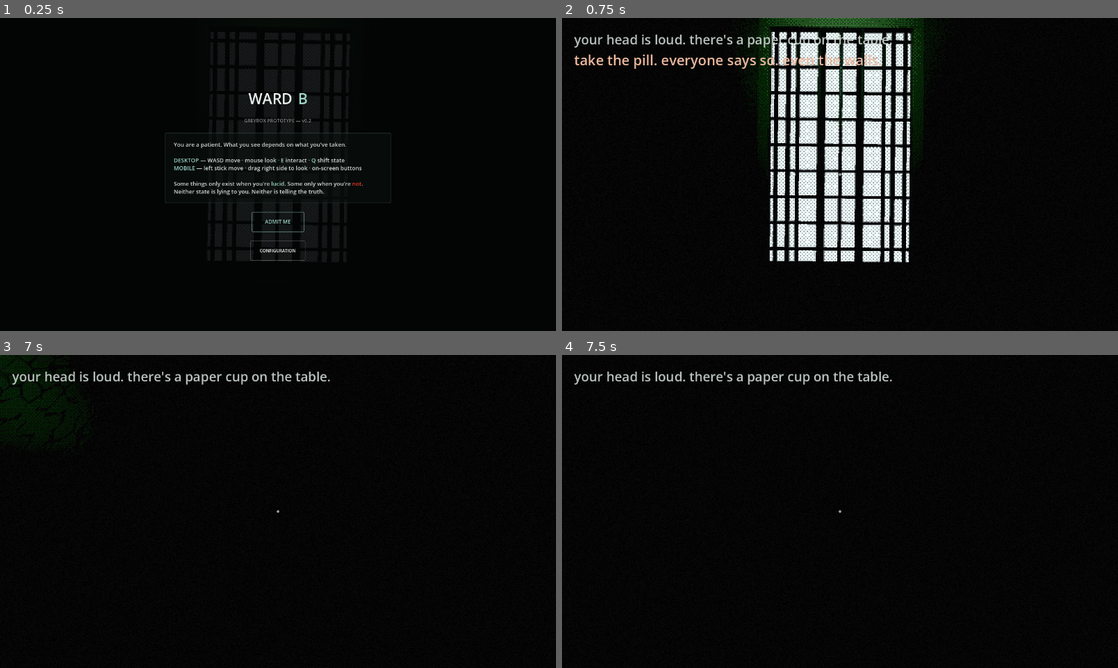
Above: before the commit, frames 1-4 (two rows, left to right).
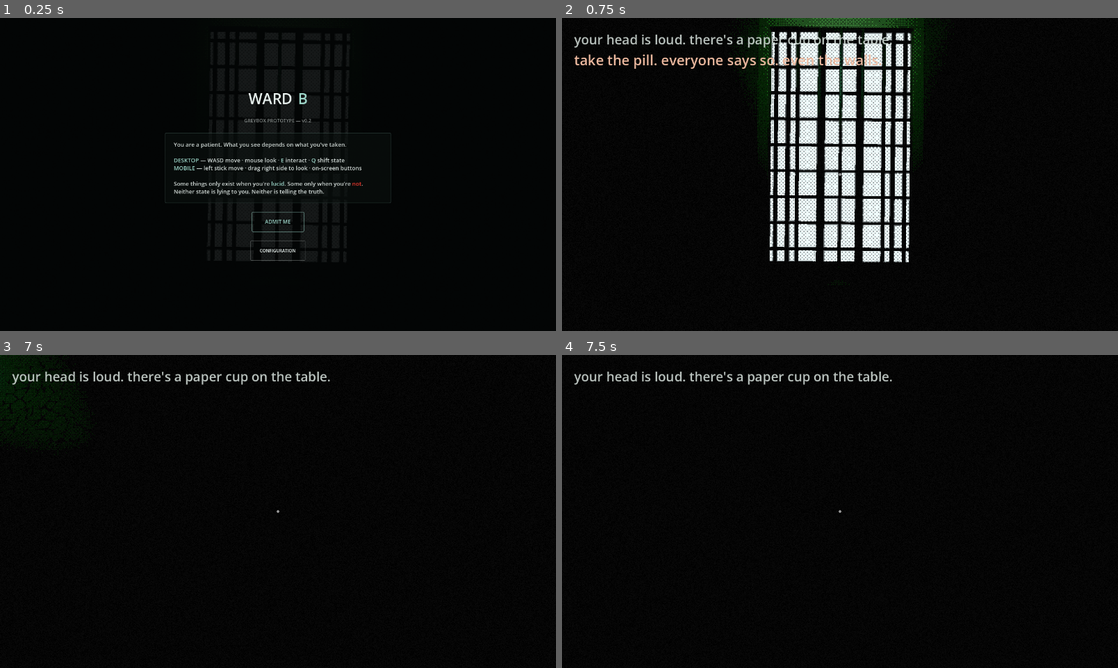
Above: after the commit, the same moments.

Repository: lucy-holm/Ward-B
Game: Godot game, scene res://main.tscn
Same seed, same stepped clock (60 frames per second), same inputs: the game is played once before the commit and once after it.
Inputs (mouse positions are in pixels of both pictures, inside the frame that each line leads up to):
- Up to frame 1 (0.25 s): no input
- Up to frame 2 (0.75 s): click "ADMIT ME" at 0.5 s
- Up to frame 3 (7 s): tap Enter at 1.25 s; move the mouse to (305, 511) at 1.27 s; hold E (interact) 1.28-2.03 s; hold W (move_forward) 1.28-6.53 s; click (305, 511) at 1.42 s; move the mouse to (250, 511) at 2.02 s; tap Q (shift_state) at 2.1 s; move the mouse to (289, 505) at 2.77 s; tap 0 at 2.85, 6.6 s; move the mouse to (272, 517) at 3.52 s; tap 9 at 3.6 s; click (272, 517) at 3.67 s; move the mouse to (316, 514) at 4.27 s; tap Backspace at 4.35 s; move the mouse to (233, 508) at 5.02 s; tap E (interact) at 5.1 s; move the mouse to (283, 511) at 5.77 s; hold Q (shift_state) 5.78-6.53 s; click (283, 511) at 5.92 s; move the mouse to (255, 505) at 6.52 s; hold D (move_right) from 6.53 s (still down)
- Up to frame 4 (7.5 s): move the mouse to (867, 511) at 7.27 s; release D (move_right) at 7.28 s; hold W (move_forward) from 7.28 s (still down); tap 9 at 7.35 s

The runs differ from the first frame. In frame 2, 0.2% of the frame differs, in the area x 30-71%, y 0-86%; in frame 3, 0.5%, in the area x 0-18%, y 0-32%; in frame 4, nothing differs.

Commit message:
Dress the corridor, and tune the wall crazing down to fine cracks
ROOM 2 is the concept art's corridor plate as closely as its geometry allows: a
smashed medication cabinet with pill bottles spilled beneath it, bumper rails
down both walls split around the two recessed panels rather than driven through
them, a run of ceiling conduit and a drooping cable, a missing ceiling tile,
signage (WARD B, the MEDICATION header over the dispenser, the enamel
"take only as prescribed" notice, a framed regulation sheet, a lit EXIT), and a
patch of fallen plaster with rubble under it.

Nothing in it carries a collider, deliberately. The corridor is 3.2m wide and is
the only route to room 3; a prop that narrowed it would be a soft-lock risk for
no visual gain. The smashed cabinet — the one prop here that WOULD carry one —
is on the north wall beside the door rather than along the run.

THE CRAZING NEEDED THREE GOES and the first two made it worse, which is worth
recording. Dressing a room properly is what finally made the wall readable, and
it read as reptile skin: a dense net of dark cracks over every surface.

  1. Gating peel by the low-frequency mottle field fixed the COVERAGE — paint
     now comes away in patches with intact paint between them, instead of the
     whole wall peeling evenly. Kept.
  2. Enlarging the islands (island_scale 0.8 -> 0.55) made it WORSE. Bigger
     flakes are more visible, not less; it went from reptile skin to dried mud.
  3. The actual fix was the opposite: island_scale to 1.45 for genuinely FINE
     crazing, peel_threshold_max 0.30 -> 0.18 for thinner cracks, and
     normal_strength 1.1 -> 0.45, since the dark net was relief and contact
     shadow rather than albedo — the paint and plaster colours were already
     within 0.1 of each other and were never the problem.

check_rooms 20/20, round trip byte-exact, resource references resolve.

Co-Authored-By: Claude Opus 5 (1M context) <noreply@anthropic.com>

Diff:
--- a/godot/materials/wall.tres
+++ b/godot/materials/wall.tres
@@ -78,23 +78,23 @@
 shader_parameter/mottle_tex = SubResource("NoiseTexture2D_wall_mottle")
 shader_parameter/island_tex = SubResource("NoiseTexture2D_wall_island")
 shader_parameter/mottle_scale = 0.22
-shader_parameter/island_scale = 0.8
+shader_parameter/island_scale = 1.45
 shader_parameter/streak_scale = 0.5
 shader_parameter/streak_squash = 0.08
 shader_parameter/mottle_strength = 0.16
 shader_parameter/streak_strength = 0.22
-shader_parameter/normal_strength = 1.1
+shader_parameter/normal_strength = 0.45
 shader_parameter/roughness_paint = 0.55
 shader_parameter/roughness_plaster = 0.95
 ; ao_strength 0.22 -> 0.27: a touch more contact-shadow depth at the peel
 ; lip so exposed plaster reads as recessed, not just recolored.
-shader_parameter/ao_strength = 0.18
+shader_parameter/ao_strength = 0.11
 shader_parameter/parallax_strength = 0.12
 shader_parameter/peel_threshold_min = 0.05
 shader_parameter/peel_patch_strength = 0.85
 shader_parameter/peel_patch_lo = 0.34
 shader_parameter/peel_patch_hi = 0.70
-shader_parameter/peel_threshold_max = 0.30
+shader_parameter/peel_threshold_max = 0.18
 shader_parameter/edge_width_near = 0.07
 shader_parameter/edge_width_far = 0.16
 shader_parameter/dist_fade_near = 5.0
--- a/godot/materials/wall2.tres
+++ b/godot/materials/wall2.tres
@@ -62,21 +62,21 @@
 shader_parameter/mottle_tex = SubResource("NoiseTexture2D_wall2_mottle")
 shader_parameter/island_tex = SubResource("NoiseTexture2D_wall2_island")
 shader_parameter/mottle_scale = 0.26
-shader_parameter/island_scale = 0.8
+shader_parameter/island_scale = 1.45
 shader_parameter/streak_scale = 0.62
 shader_parameter/streak_squash = 0.07
 shader_parameter/mottle_strength = 0.16
 shader_parameter/streak_strength = 0.22
-shader_parameter/normal_strength = 1.1
+shader_parameter/normal_strength = 0.45
 shader_parameter/roughness_paint = 0.55
 shader_parameter/roughness_plaster = 0.95
-shader_parameter/ao_strength = 0.18
+shader_parameter/ao_strength = 0.11
 shader_parameter/parallax_strength = 0.12
 shader_parameter/peel_threshold_min = 0.05
 shader_parameter/peel_patch_strength = 0.80
 shader_parameter/peel_patch_lo = 0.34
 shader_parameter/peel_patch_hi = 0.70
-shader_parameter/peel_threshold_max = 0.32
+shader_parameter/peel_threshold_max = 0.18
 shader_parameter/edge_width_near = 0.07
 shader_parameter/edge_width_far = 0.16
 shader_parameter/dist_fade_near = 5.0
--- a/godot/rooms/room2/room2.tscn
+++ b/godot/rooms/room2/room2.tscn
@@ -13,6 +13,25 @@
 [ext_resource type="PackedScene" path="res://fixtures/dispenser.tscn" id="fx_dispenser"]
 [ext_resource type="PackedScene" path="res://fixtures/pill_pickup.tscn" id="fx_pill_pickup"]
 [ext_resource type="Script" path="res://core/interactable.gd" id="s_interactable"]
+[ext_resource type="PackedScene" path="res://props/skirting.tscn" id="pk_skirting"]
+[ext_resource type="PackedScene" path="res://props/bumper_rail.tscn" id="pk_bumper_rail"]
+[ext_resource type="PackedScene" path="res://props/ceiling_conduit.tscn" id="pk_ceiling_conduit"]
+[ext_resource type="PackedScene" path="res://props/hanging_cable.tscn" id="pk_hanging_cable"]
+[ext_resource type="PackedScene" path="res://props/missing_ceiling_tile.tscn" id="pk_missing_ceiling_tile"]
+[ext_resource type="PackedScene" path="res://props/ward_sign.tscn" id="pk_ward_sign"]
+[ext_resource type="PackedScene" path="res://props/cabinet_header.tscn" id="pk_cabinet_header"]
+[ext_resource type="PackedScene" path="res://props/enamel_notice.tscn" id="pk_enamel_notice"]
+[ext_resource type="PackedScene" path="res://props/exit_sign.tscn" id="pk_exit_sign"]
+[ext_resource type="PackedScene" path="res://props/reg_notice.tscn" id="pk_reg_notice"]
+[ext_resource type="PackedScene" path="res://props/med_cabinet_smashed.tscn" id="pk_med_cabinet_smashed"]
+[ext_resource type="PackedScene" path="res://props/pill_spill.tscn" id="pk_pill_spill"]
+[ext_resource type="PackedScene" path="res://props/paper_scatter.tscn" id="pk_paper_scatter"]
+[ext_resource type="PackedScene" path="res://props/fallen_plaster_patch.tscn" id="pk_fallen_plaster_patch"]
+[ext_resource type="PackedScene" path="res://props/plaster_rubble.tscn" id="pk_plaster_rubble"]
+[ext_resource type="PackedScene" path="res://props/wall_vent.tscn" id="pk_wall_vent"]
+[ext_resource type="PackedScene" path="res://props/ceiling_troffer.tscn" id="pk_ceiling_troffer"]
+[ext_resource type="PackedScene" path="res://props/troffer_lamp.tscn" id="pk_troffer_lamp"]
+[ext_resource type="Script" path="res://core/light_object.gd" id="s_lightobj"]
 [ext_resource type="Script" path="res://core/room_exit.gd" id="s_exit"]
 
 [sub_resource type="BoxMesh" id="bm_0"]
@@ -309,6 +328,179 @@
 [node name="Model" parent="Interactables/pill1" instance=ExtResource("fx_pill_pickup")]
 transform = Transform3D(0.88889, 0, 0, 0, 1.11111, 0, 0, 0, 0.88889, 0.0000, 0.0000, 0.0000)
 
+[node name="Props" type="Node3D" parent="."]
+
+[node name="Skirting0" parent="Props" instance=ExtResource("pk_skirting")]
+transform = Transform3D(0.000000, 0, -1.000000, 0, 1, 0, 1.000000, 0, 0.000000, -1.4800, 0.0000, -10.2500)
+
+[node name="Skirting1" parent="Props" instance=ExtResource("pk_skirting")]
+transform = Transform3D(0.000000, 0, -1.000000, 0, 1, 0, 1.000000, 0, 0.000000, -1.4800, 0.0000, -8.2500)
+
+[node name="Skirting2" parent="Props" instance=ExtResource("pk_skirting")]
+transform = Transform3D(0.000000, 0, -1.000000, 0, 1, 0, 1.000000, 0, 0.000000, -1.4800, 0.0000, -6.2500)
+
+[node name="Skirting3" parent="Props" instance=ExtResource("pk_skirting")]
+transform = Transform3D(0.000000, 0, -1.000000, 0, 1, 0, 1.000000, 0, 0.000000, -1.4800, 0.0000, -4.2500)
+
+[node name="Skirting4" parent="Props" instance=ExtResource("pk_skirting")]
+transform = Transform3D(0.000000, 0, -1.000000, 0, 1, 0, 1.000000, 0, 0.000000, -1.4800, 0.0000, -2.2500)
+
+[node name="Skirting5" parent="Props" instance=ExtResource("pk_skirting")]
+transform = Transform3D(0.000000, 0, -1.000000, 0, 1, 0, 1.000000, 0, 0.000000, -1.4800, 0.0000, -0.2500)
+
+[node name="Skirting6" parent="Props" instance=ExtResource("pk_skirting")]
+transform = Transform3D(0.000000, 0, -1.000000, 0, 1, 0, 1.000000, 0, 0.000000, -1.4800, 0.0000, 1.7500)
+
+[node name="Skirting7" parent="Props" instance=ExtResource("pk_skirting")]
+transform = Transform3D(0.000000, 0, -1.000000, 0, 1, 0, 1.000000, 0, 0.000000, -1.4800, 0.0000, 3.7500)
+
+[node name="Skirting8" parent="Props" instance=ExtResource("pk_skirting")]
+transform = Transform3D(0.000000, 0, 1.000000, 0, 1, 0, -1.000000, 0, 0.000000, 1.4800, 0.0000, -10.2500)
+
+[node name="Skirting9" parent="Props" instance=ExtResource("pk_skirting")]
+transform = Transform3D(0.000000, 0, 1.000000, 0, 1, 0, -1.000000, 0, 0.000000, 1.4800, 0.0000, -8.2500)
+
+[node name="Skirting10" parent="Props" instance=ExtResource("pk_skirting")]
+transform = Transform3D(0.000000, 0, 1.000000, 0, 1, 0, -1.000000, 0, 0.000000, 1.4800, 0.0000, -6.2500)
+
+[node name="Skirting11" parent="Props" instance=ExtResource("pk_skirting")]
+transform = Transform3D(0.000000, 0, 1.000000, 0, 1, 0, -1.000000, 0, 0.000000, 1.4800, 0.0000, -4.2500)
+
+[node name="Skirting12" parent="Props" instance=ExtResource("pk_skirting")]
+transform = Transform3D(0.000000, 0, 1.000000, 0, 1, 0, -1.000000, 0, 0.000000, 1.4800, 0.0000, -2.2500)
+
+[node name="Skirting13" parent="Props" instance=ExtResource("pk_skirting")]
+transform = Transform3D(0.000000, 0, 1.000000, 0, 1, 0, -1.000000, 0, 0.000000, 1.4800, 0.0000, -0.2500)
+
+[node name="Skirting14" parent="Props" instance=ExtResource("pk_skirting")]
+transform = Transform3D(0.000000, 0, 1.000000, 0, 1, 0, -1.000000, 0, 0.000000, 1.4800, 0.0000, 1.7500)
+
+[node name="Skirting15" parent="Props" instance=ExtResource("pk_skirting")]
+transform = Transform3D(0.000000, 0, 1.000000, 0, 1, 0, -1.000000, 0, 0.000000, 1.4800, 0.0000, 3.7500)
+
+[node name="BumperRail16" parent="Props" instance=ExtResource("pk_bumper_rail")]
+transform = Transform3D(0.000000, 0, -1.000000, 0, 1, 0, 1.000000, 0, 0.000000, -1.4800, 0.9000, -7.4000)
+
+[node name="BumperRail17" parent="Props" instance=ExtResource("pk_bumper_rail")]
+transform = Transform3D(0.000000, 0, -1.000000, 0, 1, 0, 1.000000, 0, 0.000000, -1.4800, 0.9000, -5.4000)
+
+[node name="BumperRail18" parent="Props" instance=ExtResource("pk_bumper_rail")]
+transform = Transform3D(0.000000, 0, -1.000000, 0, 1, 0, 1.000000, 0, 0.000000, -1.4800, 0.9000, -3.4000)
+
+[node name="BumperRail19" parent="Props" instance=ExtResource("pk_bumper_rail")]
+transform = Transform3D(0.000000, 0, -1.000000, 0, 1, 0, 1.000000, 0, 0.000000, -1.4800, 0.9000, -1.4000)
+
+[node name="BumperRail20" parent="Props" instance=ExtResource("pk_bumper_rail")]
+transform = Transform3D(0.000000, 0, -1.000000, 0, 1, 0, 1.000000, 0, 0.000000, -1.4800, 0.9000, 0.6000)
+
+[node name="BumperRail21" parent="Props" instance=ExtResource("pk_bumper_rail")]
+transform = Transform3D(0.000000, 0, 1.000000, 0, 1, 0, -1.000000, 0, 0.000000, 1.4800, 0.9000, -6.6000)
+
+[node name="BumperRail22" parent="Props" instance=ExtResource("pk_bumper_rail")]
+transform = Transform3D(0.000000, 0, 1.000000, 0, 1, 0, -1.000000, 0, 0.000000, 1.4800, 0.9000, -2.7500)
+
+[node name="BumperRail23" parent="Props" instance=ExtResource("pk_bumper_rail")]
+transform = Transform3D(0.000000, 0, 1.000000, 0, 1, 0, -1.000000, 0, 0.000000, 1.4800, 0.9000, -0.7500)
+
+[node name="BumperRail24" parent="Props" instance=ExtResource("pk_bumper_rail")]
+transform = Transform3D(0.000000, 0, 1.000000, 0, 1, 0, -1.000000, 0, 0.000000, 1.4800, 0.9000, 1.2500)
+
+[node name="BumperRail25" parent="Props" instance=ExtResource("pk_bumper_rail")]
+transform = Transform3D(0.000000, 0, 1.000000, 0, 1, 0, -1.000000, 0, 0.000000, 1.4800, 0.9000, 3.2500)
+
+[node name="CeilingConduit26" parent="Props" instance=ExtResource("pk_ceiling_conduit")]
+transform = Transform3D(0.000000, 0, 1.000000, 0, 1, 0, -1.000000, 0, 0.000000, -1.0500, 3.0000, -7.5000)
+
+[node name="CeilingConduit27" parent="Props" instance=ExtResource("pk_ceiling_conduit")]
+transform = Transform3D(0.000000, 0, 1.000000, 0, 1, 0, -1.000000, 0, 0.000000, -1.0500, 3.0000, -5.5000)
+
+[node name="CeilingConduit28" parent="Props" instance=ExtResource("pk_ceiling_conduit")]
+transform = Transform3D(0.000000, 0, 1.000000, 0, 1, 0, -1.000000, 0, 0.000000, -1.0500, 3.0000, -3.5000)
+
+[node name="CeilingConduit29" parent="Props" instance=ExtResource("pk_ceiling_conduit")]
+transform = Transform3D(0.000000, 0, 1.000000, 0, 1, 0, -1.000000, 0, 0.000000, -1.0500, 3.0000, -1.5000)
+
+[node name="CeilingConduit30" parent="Props" instance=ExtResource("pk_ceiling_conduit")]
+transform = Transform3D(0.000000, 0, 1.000000, 0, 1, 0, -1.000000, 0, 0.000000, -1.0500, 3.0000, 0.5000)
+
+[node name="CeilingConduit31" parent="Props" instance=ExtResource("pk_ceiling_conduit")]
+transform = Transform3D(0.000000, 0, 1.000000, 0, 1, 0, -1.000000, 0, 0.000000, -1.0500, 3.0000, 2.5000)
+
+[node name="HangingCable32" parent="Props" instance=ExtResource("pk_hanging_cable")]
+transform = Transform3D(0.000000, 0, 1.000000, 0, 1, 0, -1.000000, 0, 0.000000, 0.7000, 3.0000, -2.4000)
+
+[node name="MissingCeilingTile33" parent="Props" instance=ExtResource("pk_missing_ceiling_tile")]
+transform = Transform3D(1.000000, 0, 0.000000, 0, 1, 0, -0.000000, 0, 1.000000, 0.5500, 3.0000, -6.0000)
+
+[node name="WardSign34" parent="Props" instance=ExtResource("pk_ward_sign")]
+transform = Transform3D(0.000000, 0, -1.000000, 0, 1, 0, 1.000000, 0, 0.000000, -1.4800, 2.0500, 3.3000)
+
+[node name="Text" parent="Props/WardSign34"]
+text = "WARD B"
+
+[node name="CabinetHeader35" parent="Props" instance=ExtResource("pk_cabinet_header")]
+transform = Transform3D(-1.000000, 0, 0.000000, 0, 1, 0, -0.000000, 0, -1.000000, -1.2500, 2.0000, -8.8800)
+
+[node name="EnamelNotice36" parent="Props" instance=ExtResource("pk_enamel_notice")]
+transform = Transform3D(-1.000000, 0, 0.000000, 0, 1, 0, -0.000000, 0, -1.000000, -0.5500, 1.5500, -8.8800)
+
+[node name="ExitSign37" parent="Props" instance=ExtResource("pk_exit_sign")]
+transform = Transform3D(-1.000000, 0, 0.000000, 0, 1, 0, -0.000000, 0, -1.000000, 1.2500, 2.3500, -8.8800)
+
+[node name="RegNotice38" parent="Props" instance=ExtResource("pk_reg_notice")]
+transform = Transform3D(0.000000, 0, 1.000000, 0, 1, 0, -1.000000, 0, 0.000000, 1.4800, 1.6000, -1.2000)
+
+[node name="MedCabinetSmashed39" parent="Props" instance=ExtResource("pk_med_cabinet_smashed")]
+transform = Transform3D(0.000000, 0, -1.000000, 0, 1, 0, 1.000000, 0, 0.000000, -1.4800, 1.3500, -6.6000)
+
+[node name="PillSpill40" parent="Props" instance=ExtResource("pk_pill_spill")]
+transform = Transform3D(1.000000, 0, 0.000000, 0, 1, 0, -0.000000, 0, 1.000000, -1.0000, 0.0000, -6.6000)
+
+[node name="PillSpillB" parent="Props" instance=ExtResource("pk_pill_spill")]
+transform = Transform3D(0.764842, 0, 0.644218, 0, 1, 0, -0.644218, 0, 0.764842, -0.4500, 0.0000, -5.9000)
+
+[node name="PaperScatter42" parent="Props" instance=ExtResource("pk_paper_scatter")]
+transform = Transform3D(1.000000, 0, 0.000000, 0, 1, 0, -0.000000, 0, 1.000000, 0.6000, 0.0000, -4.1000)
+
+[node name="FallenPlasterPatch43" parent="Props" instance=ExtResource("pk_fallen_plaster_patch")]
+transform = Transform3D(0.000000, 0, 1.000000, 0, 1, 0, -1.000000, 0, 0.000000, 1.4800, 0.6000, 0.4000)
+
+[node name="PlasterRubble44" parent="Props" instance=ExtResource("pk_plaster_rubble")]
+transform = Transform3D(1.000000, 0, 0.000000, 0, 1, 0, -0.000000, 0, 1.000000, 1.0500, 0.0000, 0.4000)
+
+[node name="WallVent45" parent="Props" instance=ExtResource("pk_wall_vent")]
+transform = Transform3D(0.000000, 0, -1.000000, 0, 1, 0, 1.000000, 0, 0.000000, -1.4800, 2.3500, -4.2000)
+
+[node name="CeilingTroffer46" parent="Props" instance=ExtResource("pk_ceiling_troffer")]
+transform = Transform3D(1.000000, 0, 0.000000, 0, 1, 0, -0.000000, 0, 1.000000, 0.0000, 3.0000, 2.0000)
+
+[node name="TrofferLamp47_light" type="Node3D" parent="Props"]
+script = ExtResource("s_lightobj")
+visible_in_light = 1
+
+[node name="TrofferLamp47" parent="Props/TrofferLamp47_light" instance=ExtResource("pk_troffer_lamp")]
+transform = Transform3D(1.000000, 0, 0.000000, 0, 1, 0, -0.000000, 0, 1.000000, 0.0000, 3.0000, 2.0000)
+
+[node name="CeilingTroffer48" parent="Props" instance=ExtResource("pk_ceiling_troffer")]
+transform = Transform3D(1.000000, 0, 0.000000, 0, 1, 0, -0.000000, 0, 1.000000, 0.0000, 3.0000, -3.0000)
+
+[node name="TrofferLamp49_light" type="Node3D" parent="Props"]
+script = ExtResource("s_lightobj")
+visible_in_light = 1
+
+[node name="TrofferLamp49" parent="Props/TrofferLamp49_light" instance=ExtResource("pk_troffer_lamp")]
+transform = Transform3D(1.000000, 0, 0.000000, 0, 1, 0, -0.000000, 0, 1.000000, 0.0000, 3.0000, -3.0000)
+
+[node name="CeilingTroffer50" parent="Props" instance=ExtResource("pk_ceiling_troffer")]
+transform = Transform3D(1.000000, 0, 0.000000, 0, 1, 0, -0.000000, 0, 1.000000, 0.0000, 3.0000, -7.5000)
+
+[node name="TrofferLamp51_light" type="Node3D" parent="Props"]
+script = ExtResource("s_lightobj")
+visible_in_light = 1
+
+[node name="TrofferLamp51" parent="Props/TrofferLamp51_light" instance=ExtResource("pk_troffer_lamp")]
+transform = Transform3D(1.000000, 0, 0.000000, 0, 1, 0, -0.000000, 0, 1.000000, 0.0000, 3.0000, -7.5000)
+
 [node name="Lights" type="Node3D" parent="."]
 
 [node name="L0" type="OmniLight3D" parent="Lights"]
Not shown: 1 places in godot/rooms/room2/room2.tscn that only renumber resources
Not shown, changed: godot/tools/gen_rooms.py
